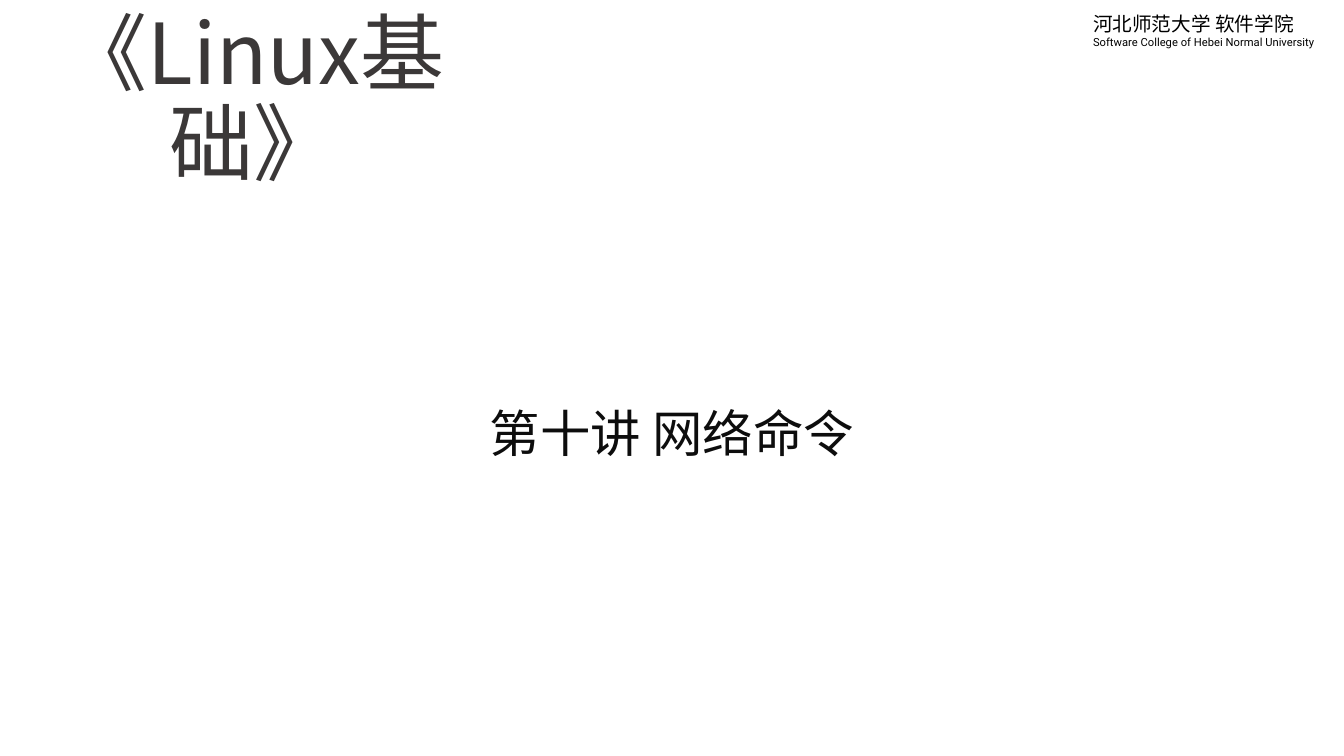
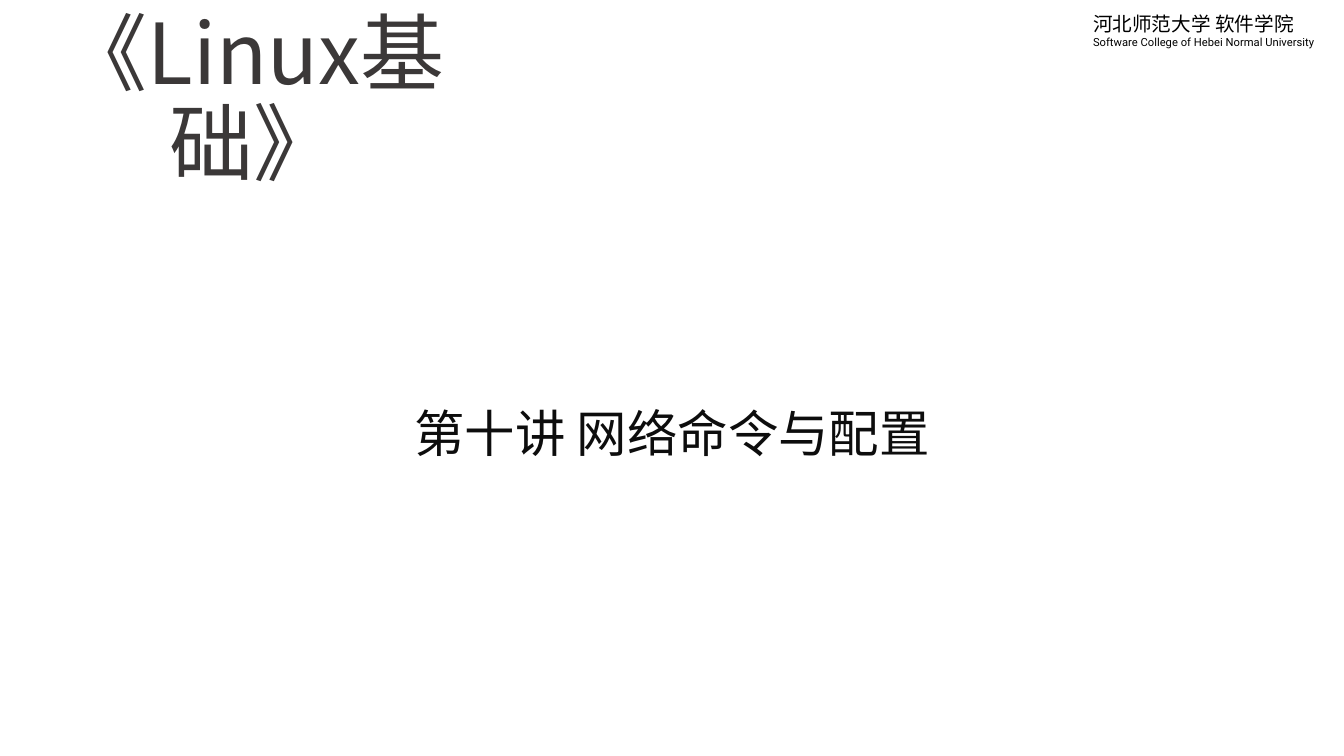
Before and after one commit to edu2act/course-linux-system, a slide deck: slide 1 of materials/slides/ch10-network.pptx. Drawn at 1344x756 pixels with LibreOffice and Linux fonts; fonts in the diff are those of the drawing; background and template pictures are left out. Boxes give left, top, right and bottom in pixels: in the first picture for what was removed or moved away, otherwise in the second. Text is boxed around its words. In the diff, an @@ line names an element or a change of style, - is before the commit and + after.

```diff
--- a/materials/slides/ch10-network.pptx
+++ b/materials/slides/ch10-network.pptx
@@ subtitle at <box>414,409,930,456</box>: text changed @@
-第十讲 网络命令
+第十讲 网络命令与配置
```
Also in this commit, not shown: 8 other slides changed, 5 slides added, 2 slides removed, 3 other files.
